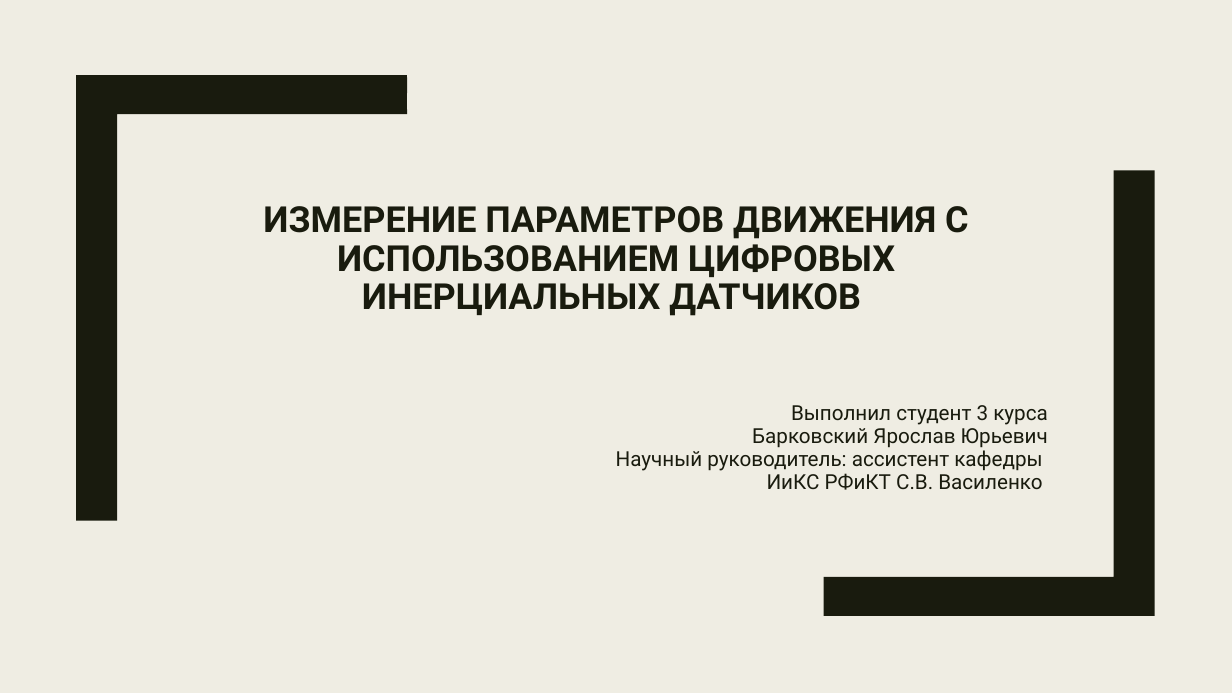
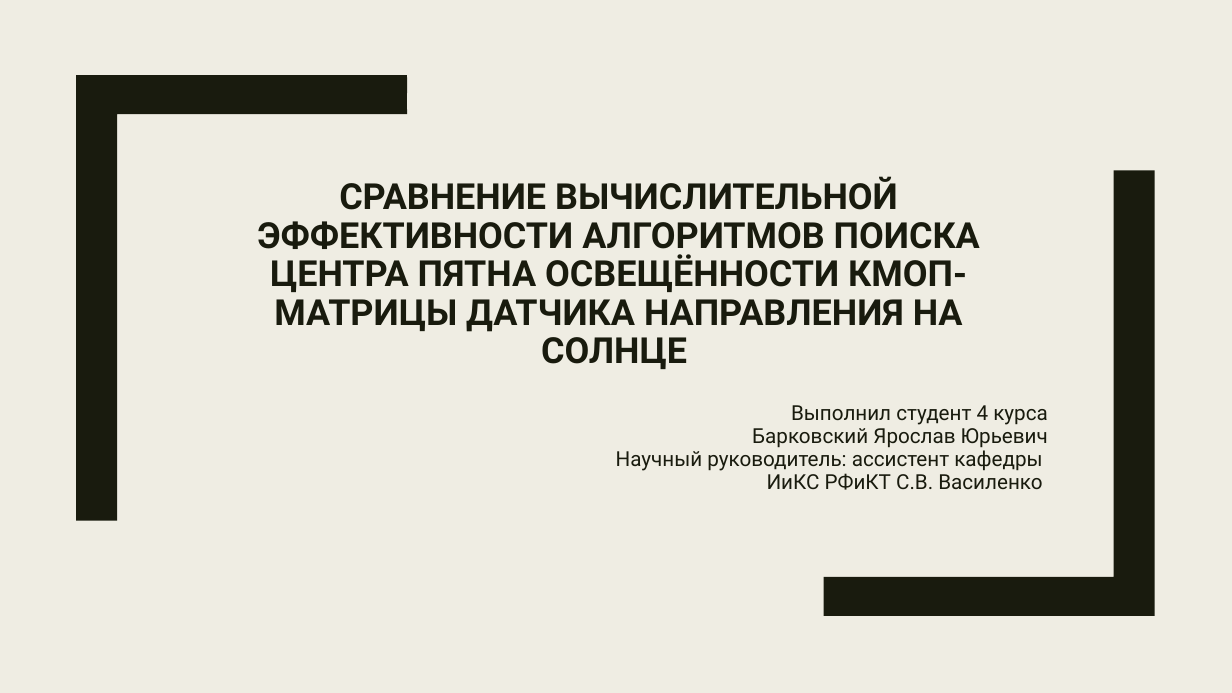
Before and after one commit to BarikQ/course_4, a slide deck: slide 1 of Презентация 5.pptx. Drawn at 1232x693 pixels with LibreOffice and Linux fonts; fonts in the diff are those of the drawing. Boxes give left, top, right and bottom in pixels: in the first picture for what was removed or moved away, otherwise in the second. Text is boxed around its words. In the diff, an @@ line names an element or a change of style, - is before the commit and + after.

```diff
--- a/Презентация 5.pptx
+++ b/Презентация 5.pptx
@@ title at bbox=[257, 176, 980, 369]: text changed @@
-ИЗМЕРЕНИЕ ПАРАМЕТРОВ ДВИЖЕНИЯ С ИСПОЛЬЗОВАНИЕМ ЦИФРОВЫХ ИНЕРЦИАЛЬНЫХ ДАТЧИКОВ
+СРАВНЕНИЕ ВЫЧИСЛИТЕЛЬНОЙ ЭФФЕКТИВНОСТИ АЛГОРИТМОВ ПОИСКА ЦЕНТРА ПЯТНА ОСВЕЩЁННОСТИ КМОП-МАТРИЦЫ ДАТЧИКА НАПРАВЛЕНИЯ НА СОЛНЦЕ
@@ subtitle at bbox=[791, 405, 1047, 425]: text changed @@
-Выполнил студент 3 курса
+Выполнил студент 4 курса
```
Also in this commit, not shown: 2 other slides changed, 13 slides added, 8 slides removed, 1 other file.
